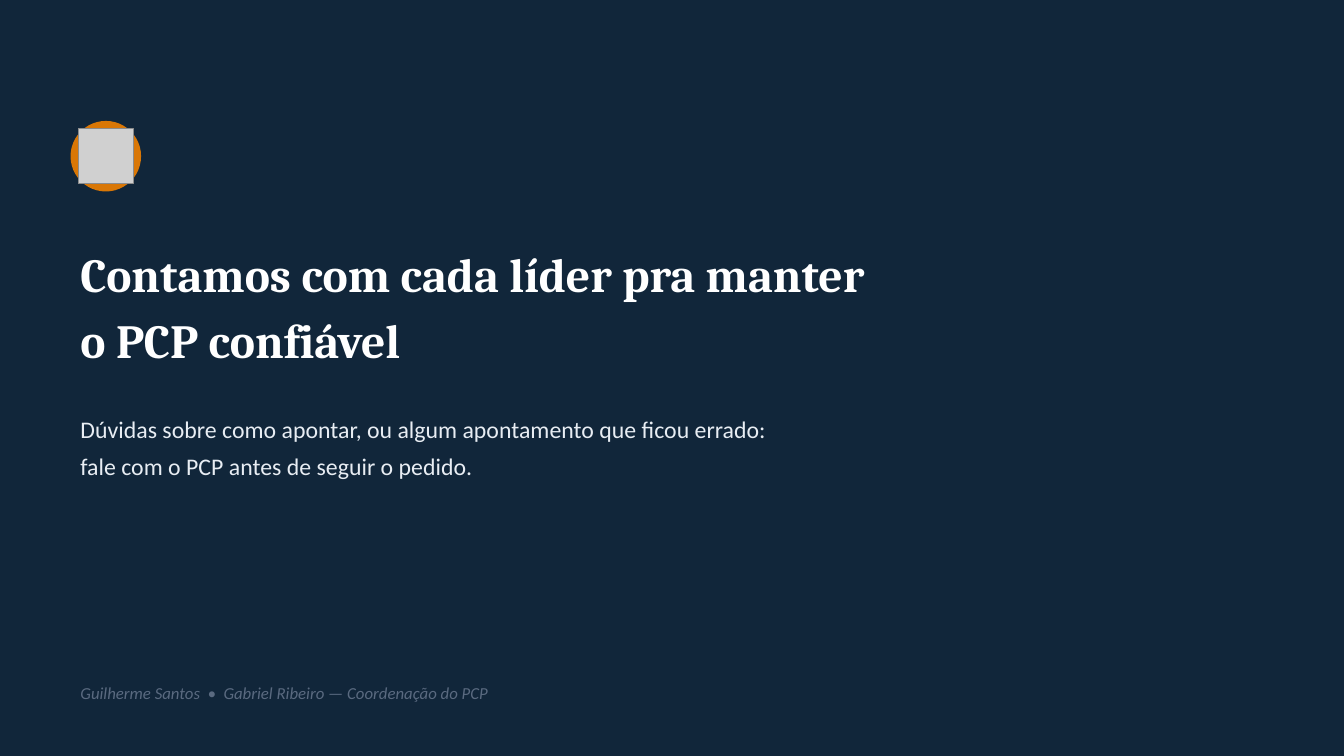
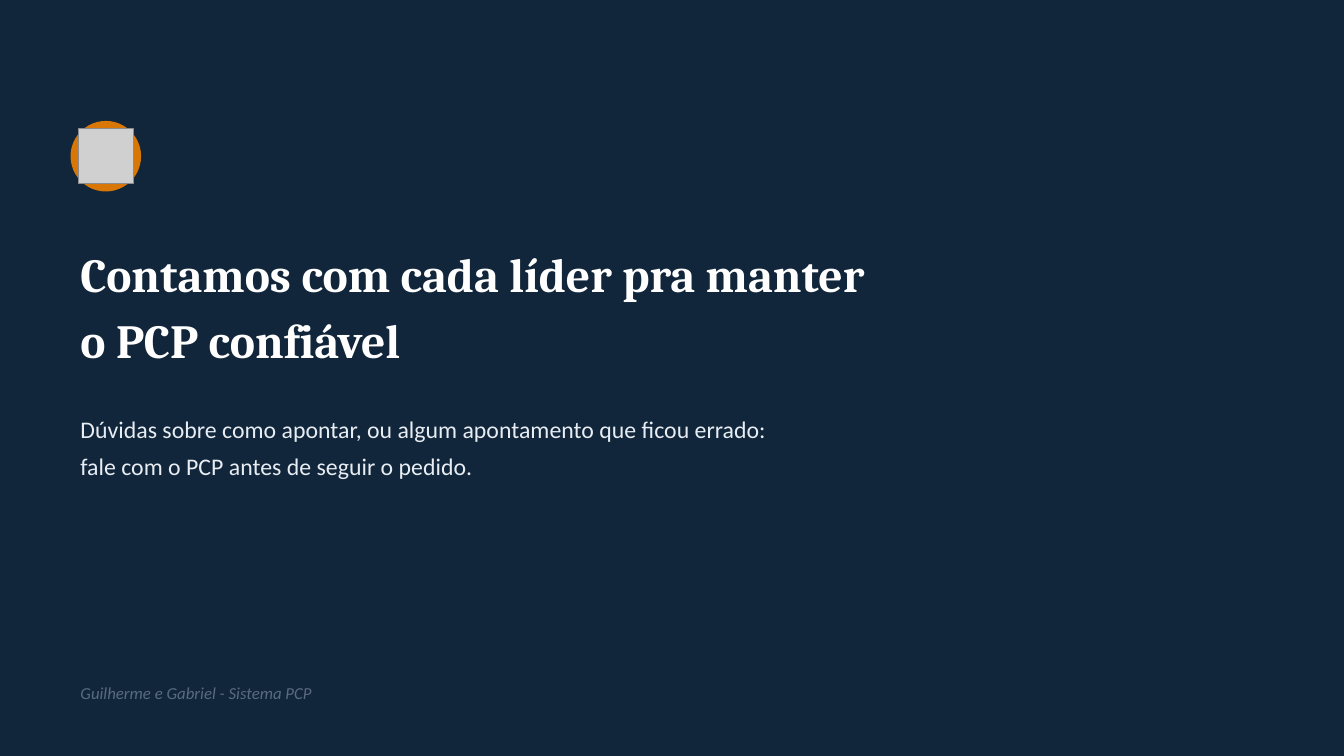
Before and after one commit to Guifarias2002/pcp-acosvital, a slide deck: slide 8 of docs/Apresentacao_Apontamentos_Lideres_2026-07.pptx. Drawn at 1344x756 pixels with LibreOffice and Linux fonts; fonts in the diff are those of the drawing; grey boxes stand for pictures. Boxes give left, top, right and bottom in pixels: in the first picture for what was removed or moved away, otherwise in the second. Text is boxed around its words. In the diff, an @@ line names an element or a change of style, - is before the commit and + after.

Commit message:
docs: ajusta credito final da apresentacao (Guilherme e Gabriel - Sistema PCP)

```diff
--- a/docs/Apresentacao_Apontamentos_Lideres_2026-07.pptx
+++ b/docs/Apresentacao_Apontamentos_Lideres_2026-07.pptx
@@ text at [80, 687, 311, 699]: text changed @@
-Guilherme Santos • Gabriel Ribeiro — Coordenação do PCP
+Guilherme e Gabriel - Sistema PCP
```
